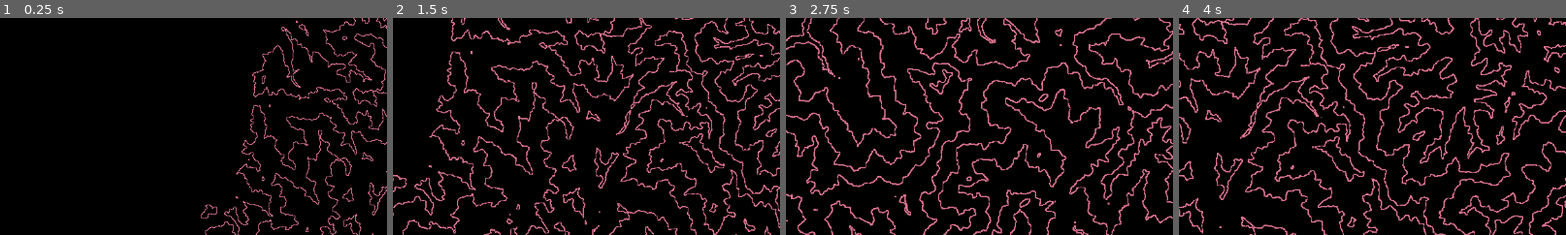
Above: before the commit, frames 1-4 (left to right).
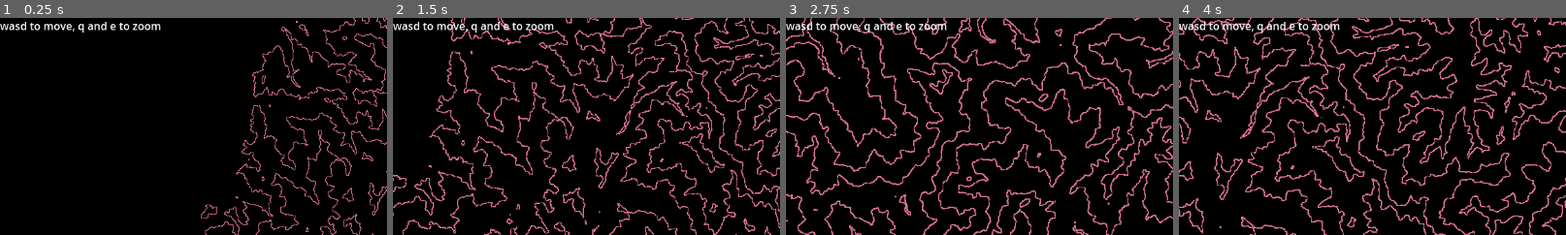
Above: after the commit, the same moments.

Repository: SentientDragon5/ContourMapGodot
Game: Godot game, scene res://main.tscn
Two runs of this game, one before a commit and one after it. Both use one fixed random seed, a clock stepped at 60 frames per second and the inputs below.
Inputs:
- Up to frame 1 (0.25 s): no input
- Up to frame 2 (1.5 s): tap Enter at 0.5 s; hold D (right) 0.53-1.28 s; tap E (zoom_in) at 0.6 s; hold S (down) from 1.28 s (still down); tap Q (zoom_out) at 1.35 s
- Up to frame 3 (2.75 s): release S (down) at 2.03 s; hold D (right) from 2.03 s (still down); tap E (zoom_in) at 2.1 s
- Up to frame 4 (4 s): release D (right) at 2.78 s; hold W (up) 2.78-3.53 s; tap Q (zoom_out) at 2.85 s; hold A (left) from 3.53 s (still down); tap E (zoom_in) at 3.6 s
The pictures show only the part of the screen within x 0-50%, y 0-50%; the shares and areas given below are measured in that part.

The runs differ from the first frame. In frame 1, 0.8% of the frame differs, in the area x 0-42%, y 1-8%; in frame 2, 0.8%; in frame 3, 0.8%; in frame 4, 0.8%.

Commit message:
add build

Diff:
--- a/main.tscn
+++ b/main.tscn
@@ -39,3 +39,10 @@
 
 [node name="Camera2D" type="Camera2D" parent="."]
 script = ExtResource("3_h2yge")
+
+[node name="CanvasLayer" type="CanvasLayer" parent="."]
+
+[node name="Label" type="Label" parent="CanvasLayer"]
+offset_right = 240.0
+offset_bottom = 23.0
+text = "wasd to move, q and e to zoom"
Not shown, added: export_presets.cfg
Not shown, added: ContourMap.exe
Not shown, added: ContourMap.pck
